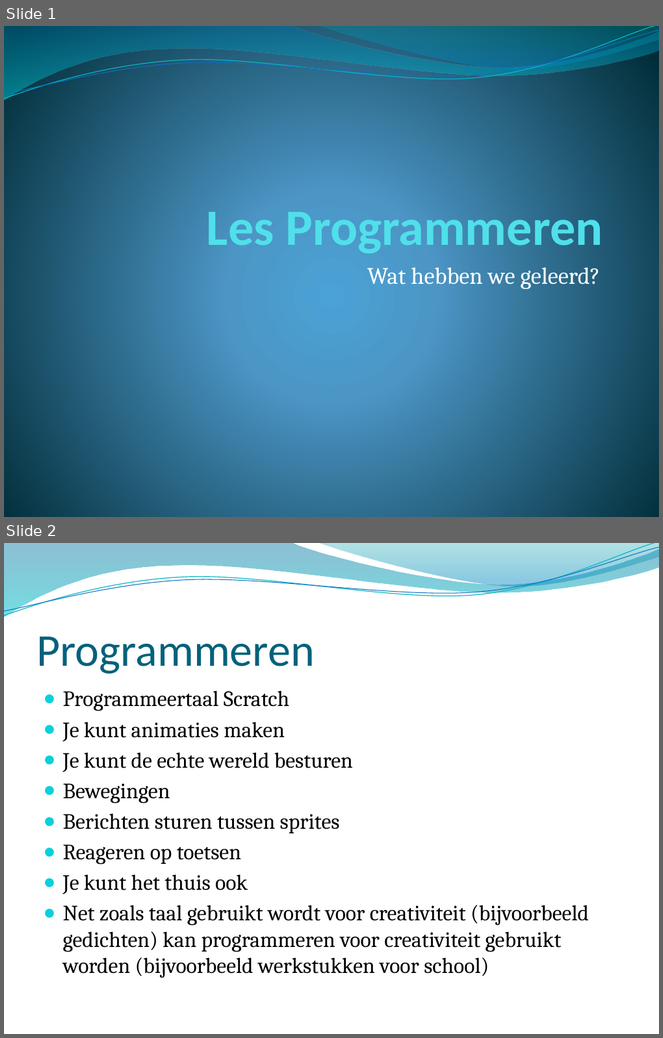
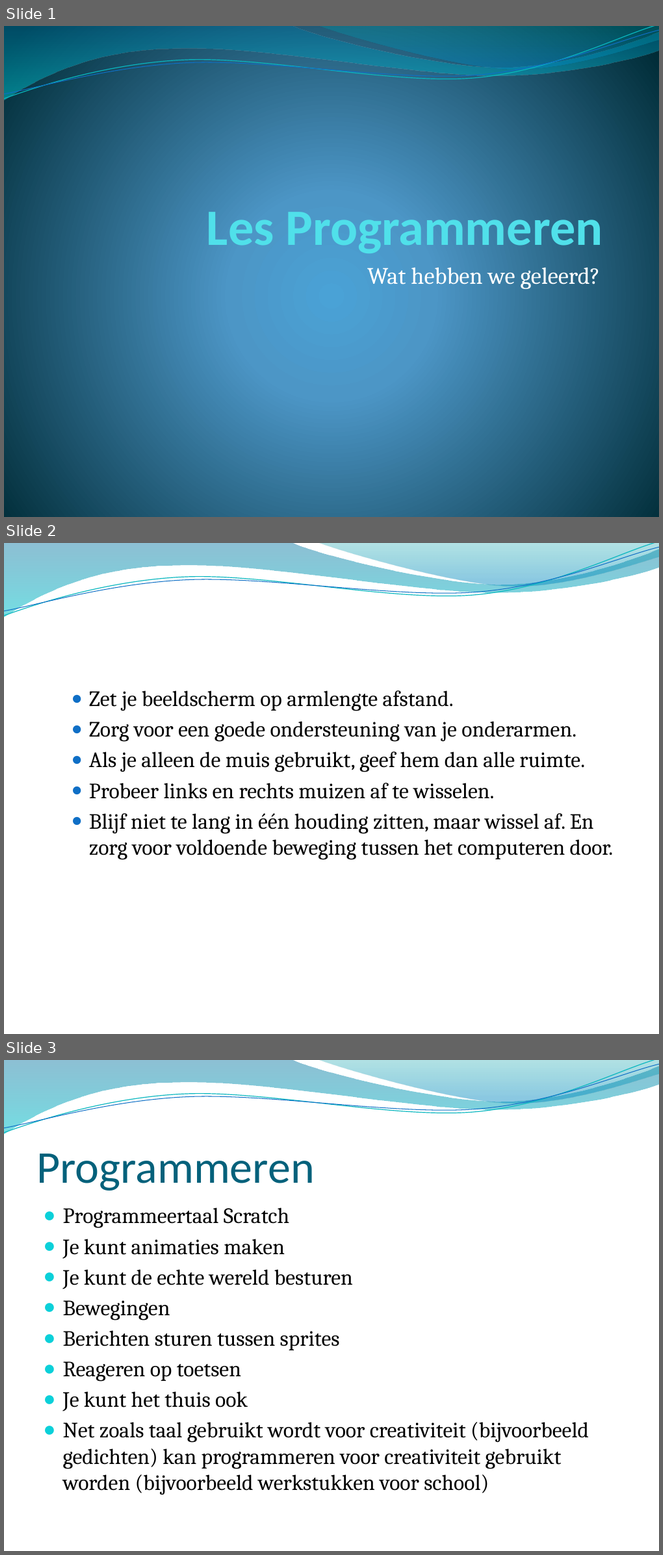
Before and after one commit to hansdejongehv/Weekendschool-Programmeren-Programming, a slide deck: Les 2A - Reactietijdenspel met de eend/Scratch 2/Wat hebben we geleerd in de les programmeren.pptx. Shown one above the other, each under a label of ours: slides 1 and 2 before the commit, slides 1, 2 and 3 after it. The pictures are 663x1038 and 663x1555 pixels, drawn with LibreOffice and Linux fonts; fonts in the diff are those of the drawing; background and template pictures are left out. Boxes give left, top, right and bottom in pixels: in the first picture for what was removed or moved away, otherwise in the second. Text is boxed around its words. In the diff, an @@ line names an element or a change of style, - is before the commit and + after.

```diff
--- a/Les 2A - Reactietijdenspel met de eend/Scratch 2/Wat hebben we geleerd in de les programmeren.pptx
+++ b/Les 2A - Reactietijdenspel met de eend/Scratch 2/Wat hebben we geleerd in de les programmeren.pptx
@@ slide 2 added at (4,543,659,1034), background picture (left out); not listed: 4 template elements that a slide beside it also shows @@
@@ text added at (89,691,614,860), 24 pt, text #000000 @@
+  ● Zet je beeldscherm op armlengte afstand.
+  ● Zorg voor een goede ondersteuning van je onderarmen.
+  ● Als je alleen de muis gebruikt, geef hem dan alle ruimte.
+  ● Probeer links en rechts muizen af te wisselen.
+  ● Blijf niet te lang in één houding zitten, maar wissel af. En zorg voor voldoende beweging tussen het computeren door.
@@ what was slide 2 is now slide 3 @@
```
Also in this commit, not shown: 3 other files.
